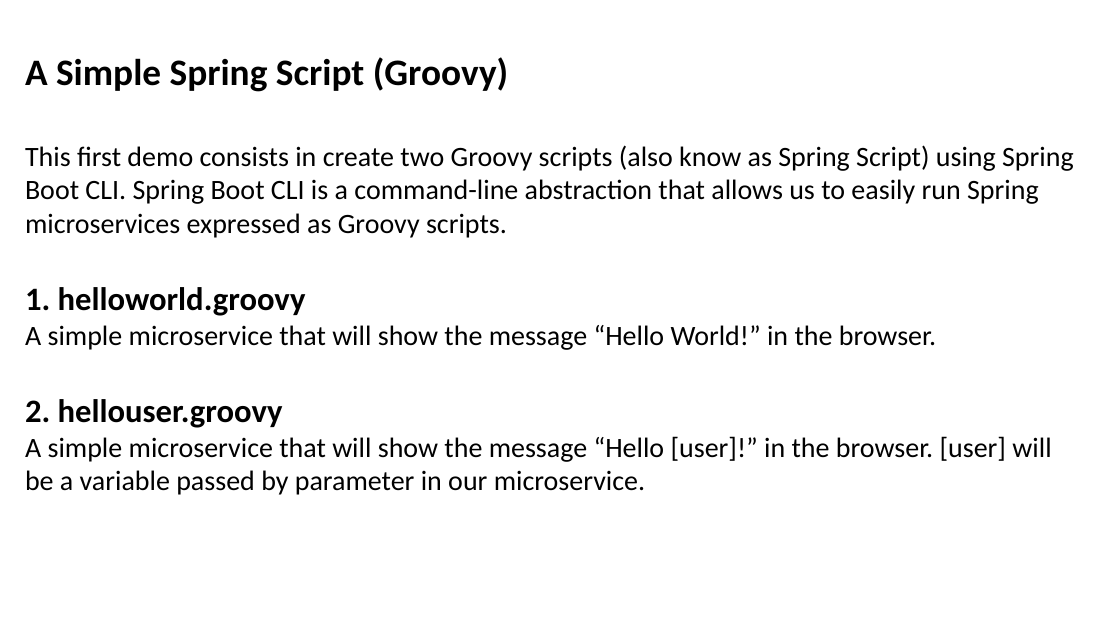
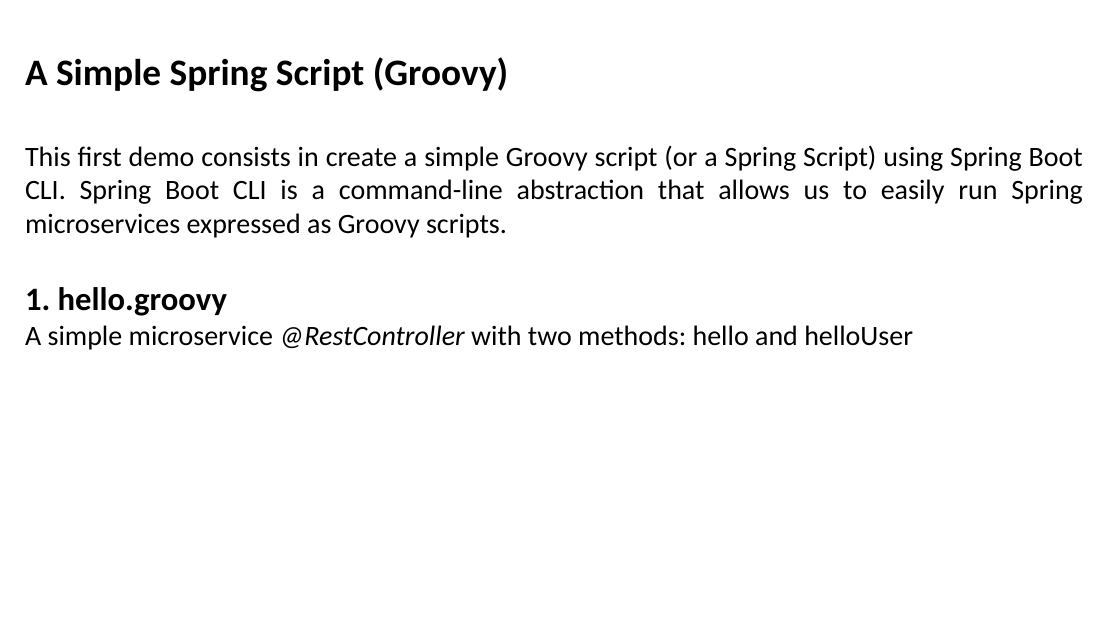
Before and after one commit to marcelovgomes/demo-internal-contacts, a slide deck: slide 9 of presentation_resources/spring-boot-demo-presentation.pptx (slide 8 before the commit). Drawn at 1120x630 pixels with LibreOffice and Linux fonts; fonts in the diff are those of the drawing. Boxes give left, top, right and bottom in pixels: in the first picture for what was removed or moved away, otherwise in the second. Text is boxed around its words. In the diff, an @@ line names an element or a change of style, - is before the commit and + after.

Commit message:
presentation and script updated.

```diff
--- a/presentation_resources/spring-boot-demo-presentation.pptx
+++ b/presentation_resources/spring-boot-demo-presentation.pptx
@@ text at (25,145,1083,350): text changed @@
-This first demo consists in create two Groovy scripts (also know as Spring Script) using Spring Boot CLI. Spring Boot CLI is a command-line abstraction that allows us to easily run Spring microservices expressed as Groovy scripts.
-1. helloworld.groovy
-A simple microservice that will show the message “Hello World!” in the browser.
-2. hellouser.groovy
-A simple microservice that will show the message “Hello [user]!” in the browser. [user] will be a variable passed by parameter in our microservice.
+This first demo consists in create a simple Groovy script (or a Spring Script) using Spring Boot CLI. Spring Boot CLI is a command-line abstraction that allows us to easily run Spring microservices expressed as Groovy scripts.
+1. hello.groovy
+A simple microservice @RestController with two methods: hello and helloUser
```
Also in this commit, not shown: 5 other slides changed, 3 slides added, 3 other files.
